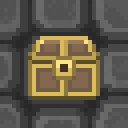
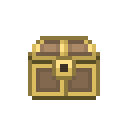
The second 128 x 128 image is a revision of the first. Changes to its layers:
hid "Layer 2 copy 12" over <box>28,36,100,100</box>
hid "Layer 2 copy 11" over <box>28,36,100,100</box>
hid "Layer 0" over <box>0,0,128,128</box>
